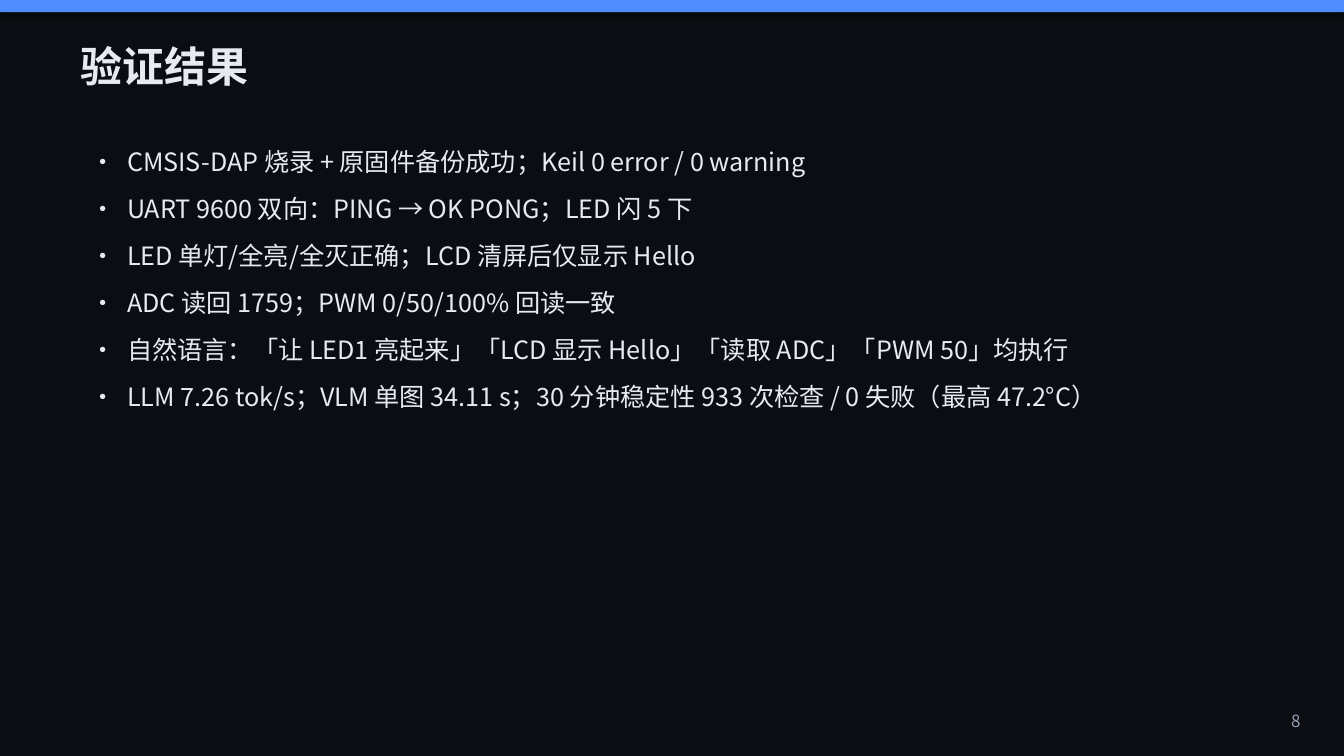
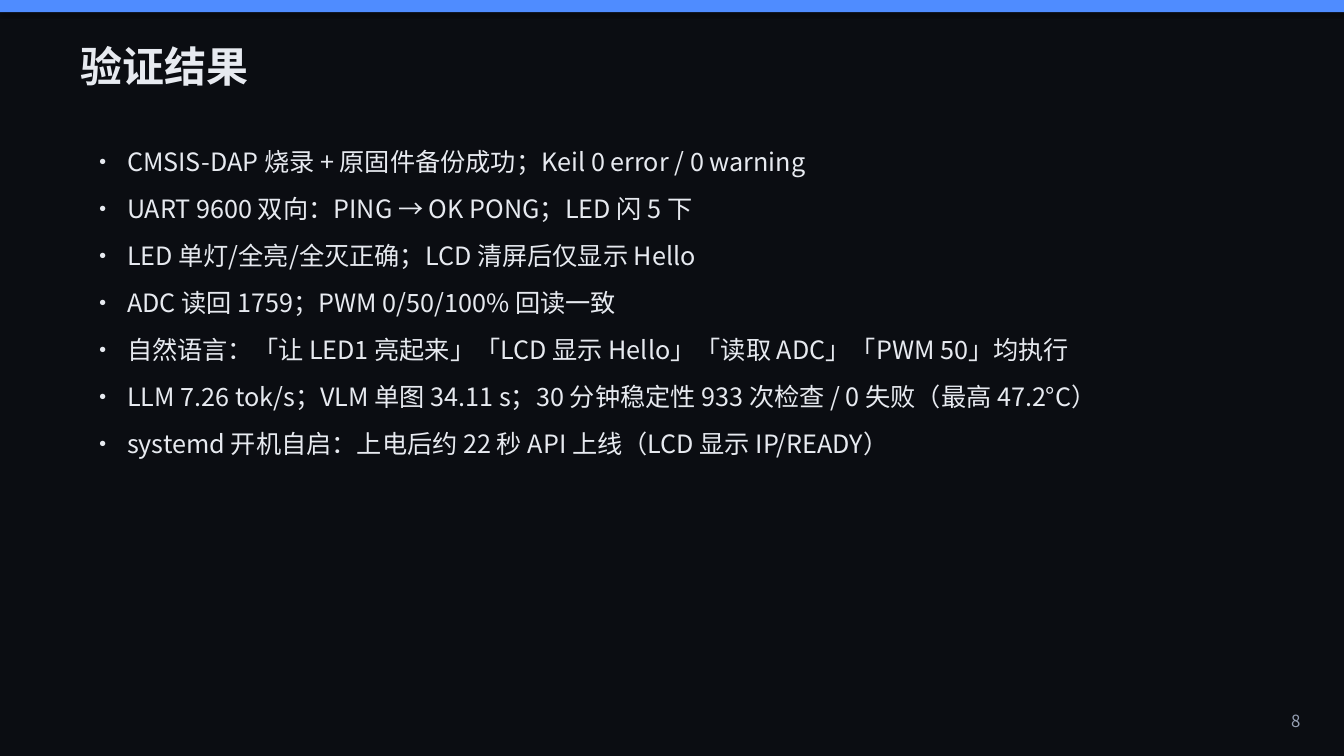
Before and after one commit to Apple-1814/Design-and-Implementation-of-an-Edge-Side-Multimodal-AI-Interaction-Terminal-Based-on-Raspberry-Pi-4, a slide deck: slide 8 of paper/答辩PPT.pptx. Drawn at 1344x756 pixels with LibreOffice and Linux fonts; fonts in the diff are those of the drawing. Boxes give left, top, right and bottom in pixels: in the first picture for what was removed or moved away, otherwise in the second. Text is boxed around its words. In the diff, an @@ line names an element or a change of style, - is before the commit and + after.

Commit message:
feat(boot): systemd autostart and classroom network guide
- Add llama/vlm/ai-terminal systemd units (enabled, reboot verified)
- Serial service retries VCP and shows fixed IP/READY on LCD
- Add classroom network guide (phone hotspot + static Ethernet)
- Regenerate report.docx/PPT with autostart and stability data
- Update SHA256SUMS

```diff
--- a/paper/答辩PPT.pptx
+++ b/paper/答辩PPT.pptx
@@ text at box(127, 431, 889, 459): paragraph added @@
+• systemd 开机自启：上电后约 22 秒 API 上线（LCD 显示 IP/READY）
```
Also in this commit, not shown: 15 other files.
